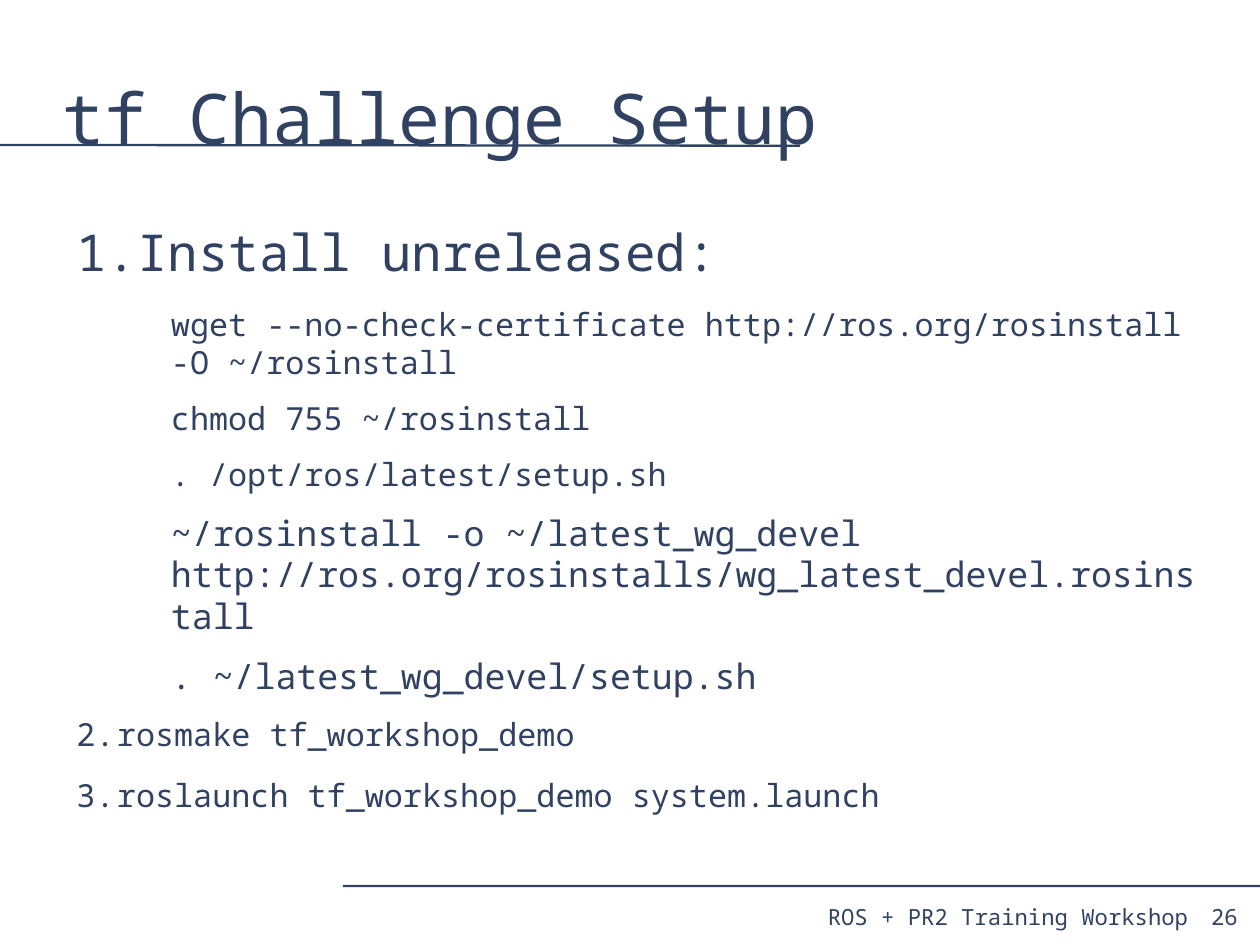
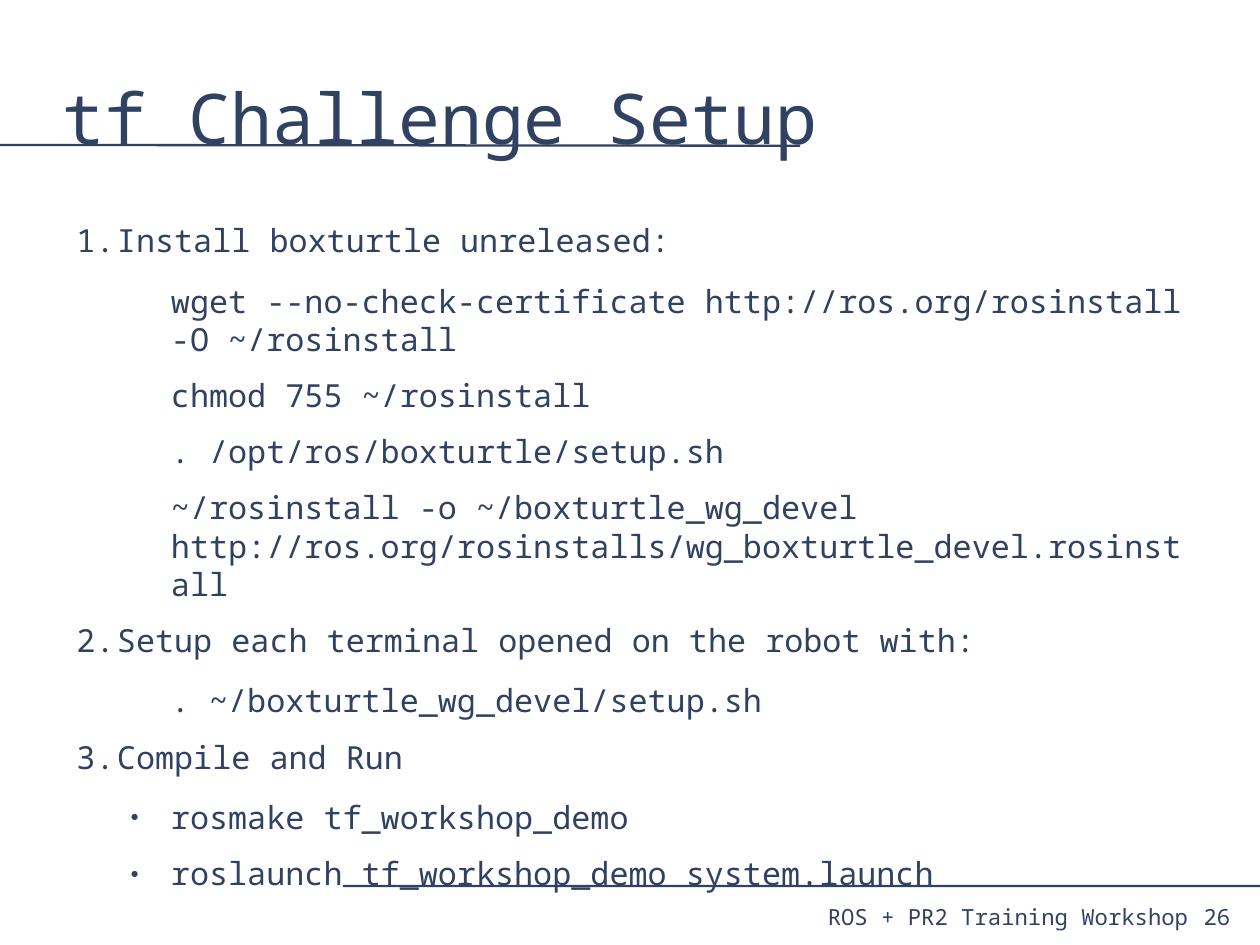
Before and after one commit to PR2/pr2_docs, a slide deck: slide 26 of pr2_training_workshop/tf/tf_training.odp. Drawn at 1260x945 pixels with LibreOffice and Linux fonts; fonts in the diff are those of the drawing. Boxes give left, top, right and bottom in pixels: in the first picture for what was removed or moved away, otherwise in the second. Text is boxed around its words. In the diff, an @@ line names an element or a change of style, - is before the commit and + after.

Commit message:
fixing challenge installation instructions

```diff
--- a/pr2_training_workshop/tf/tf_training.odp
+++ b/pr2_training_workshop/tf/tf_training.odp
@@ text at (76,228,670,253): text changed; size 32 to 20 pt @@
-1. Install unreleased:
+1. Install boxturtle unreleased:
@@ text at (76,439,1182,777): text changed; size 22 to 20 pt @@
-  . /opt/ros/latest/setup.sh
-  ~/rosinstall -o ~/latest_wg_devel http://ros.org/rosinstalls/wg_latest_devel.rosinstall
-  . ~/latest_wg_devel/setup.sh
+  . /opt/ros/boxturtle/setup.sh
+  ~/rosinstall -o ~/boxturtle_wg_devel http://ros.org/rosinstalls/wg_boxturtle_devel.rosinstall
+2. Setup each terminal opened on the robot with:
+  . ~/boxturtle_wg_devel/setup.sh
+3. Compile and Run
@@ text at (171,804,934,893): bullet 1. to ●; list level 1 to 2 in "rosmake tf_workshop_demo"; list level 1 to 2 in "roslaunch tf_workshop_demo system.launch" @@
@@ page number: place and size @@
-page number at (1211,909,1238,925)
+page number at (1204,909,1231,926)
```
Also in this commit, not shown: 25 other slides changed.
